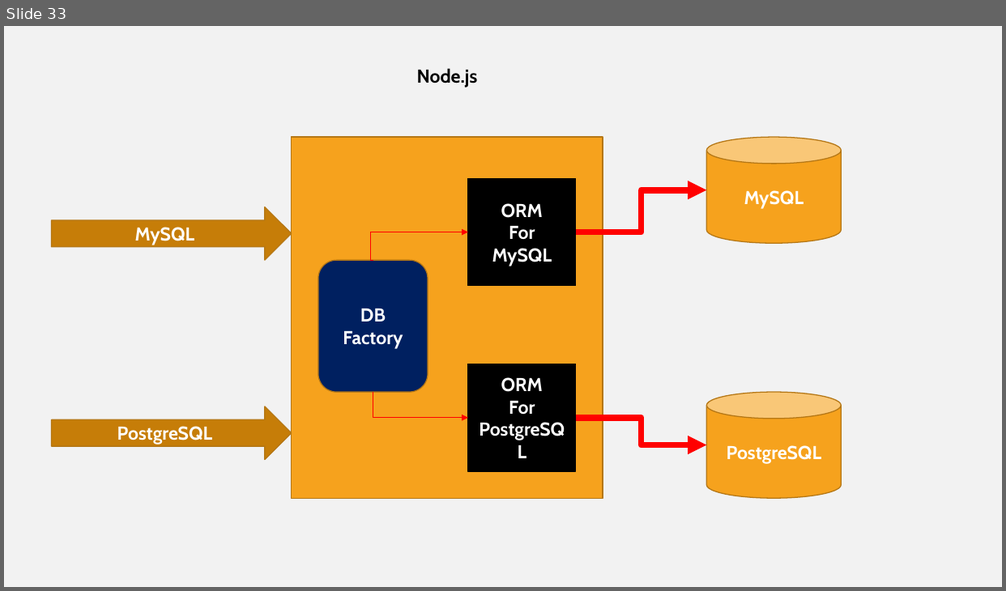
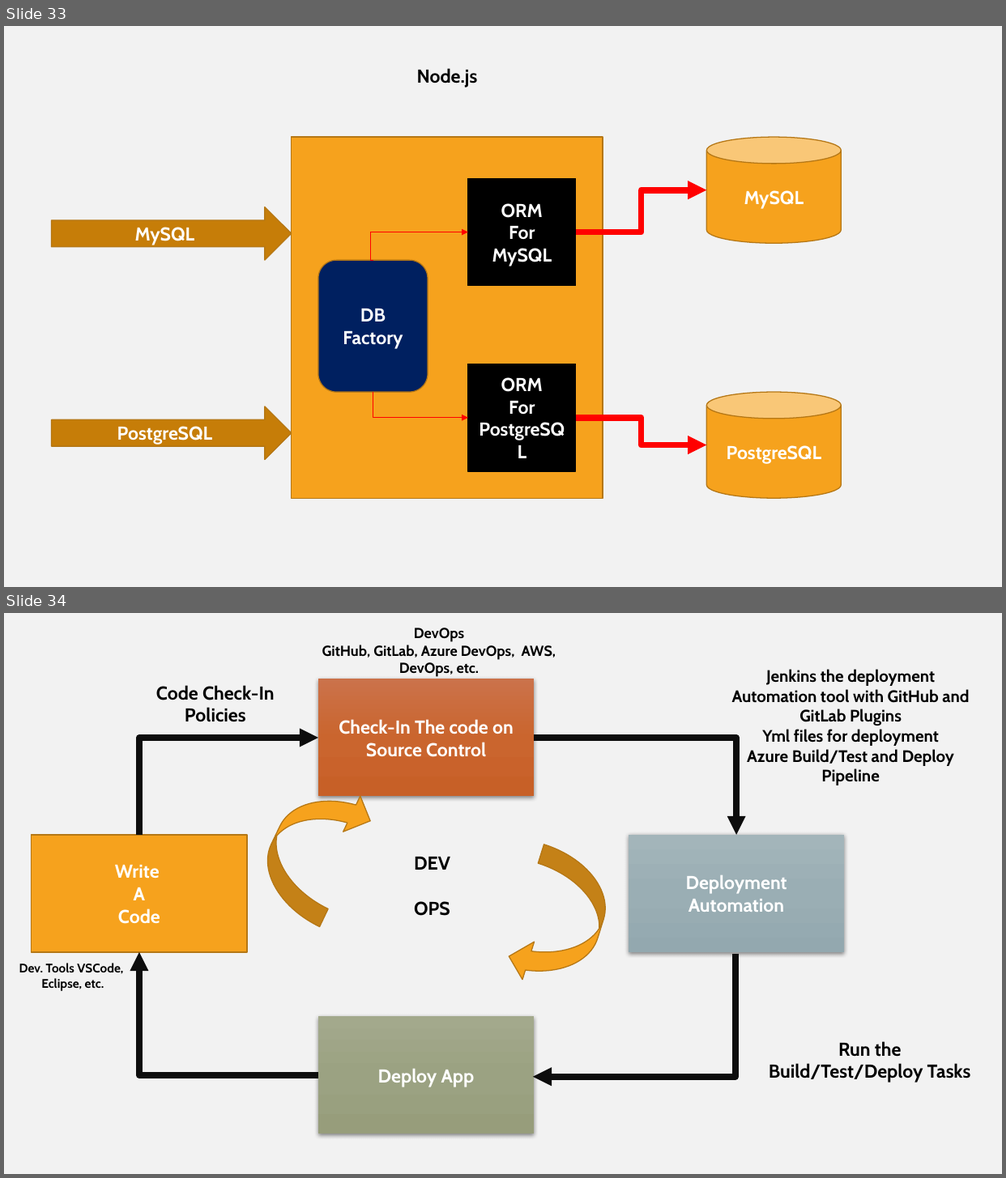
Before and after one commit to Vanshika3003/blaz_march_22, a slide deck: training_images.pptx. Shown one above the other, each under a label of ours: slide 33 before the commit, slides 33 and 34 after it. The pictures are 1006x591 and 1006x1178 pixels, drawn with LibreOffice and Linux fonts; fonts in the diff are those of the drawing. Boxes give left, top, right and bottom in pixels: in the first picture for what was removed or moved away, otherwise in the second. Text is boxed around its words. In the diff, an @@ line names an element or a change of style, - is before the commit and + after.

Commit message:
For Deploy

```diff
--- a/training_images.pptx
+++ b/training_images.pptx
@@ slide 34 added at (x1=4, y1=613, x2=1002, y2=1174), background #F2F2F2 @@
@@ text added at (x1=322, y1=628, x2=556, y2=677), 14 pt, text #000000, bold @@
+DevOps
+GitHub, GitLab, Azure DevOps, AWS, DevOps, etc.
@@ text added at (x1=156, y1=685, x2=275, y2=722), 18 pt, text #000000, bold @@
+Code Check-In Policies
@@ rectangle added at (x1=318, y1=679, x2=534, y2=796), fill gradient #CC734B to #CB662F to #C86128, 18 pt, text #FFFFFF, bold @@
+Check-In The code on Source Control
@@ text added at (x1=732, y1=669, x2=969, y2=786), 16 pt, text #000000, bold @@
+Jenkins the deployment Automation tool with GitHub and GitLab Plugins
+Yml files for deployment
+Azure Build/Test and Deploy Pipeline
@@ elbow arrow added from (139, 835) to (318, 738), #0D0D0D 6 pt @@
@@ elbow arrow added from (534, 738) to (736, 835), #0D0D0D 6 pt @@
@@ curved down arrow added at (x1=248, y1=769, x2=379, y2=927), fill #F6A21D, outline #B67815 1 pt @@
@@ rectangle added at (x1=32, y1=835, x2=247, y2=953), fill #F6A21D, outline #B67815 1 pt, 18 pt, text #FFFFFF, bold @@
+Write
+A
+Code
@@ curved down arrow added at (x1=503, y1=845, x2=620, y2=999), fill #F6A21D, outline #B67815 1 pt @@
@@ rectangle added at (x1=629, y1=835, x2=844, y2=953), fill gradient #A3B5BB to #9BAFB5 to #93A9AF, 18 pt, text #FFFFFF, bold @@
+Deployment Automation
@@ text added at (x1=414, y1=857, x2=450, y2=916), 18 pt, text #000000, bold @@
+DEV
+OPS
@@ elbow arrow added from (318, 1076) to (139, 952), #0D0D0D 6 pt @@
@@ text added at (x1=19, y1=963, x2=123, y2=991), 12 pt, text #000000, bold @@
+Dev. Tools VSCode,
+Eclipse, etc.
@@ elbow arrow added from (735, 954) to (533, 1077), #0D0D0D 6 pt @@
@@ rectangle added at (x1=318, y1=1017, x2=534, y2=1135), fill gradient #A3A98C to #9CA383 to #979E7C, 18 pt, text #FFFFFF, bold @@
+Deploy App
@@ text added at (x1=769, y1=1041, x2=971, y2=1083), 18 pt, text #000000, bold @@
+Run the Build/Test/Deploy Tasks
```
Also in this commit, not shown: 18 other files.
